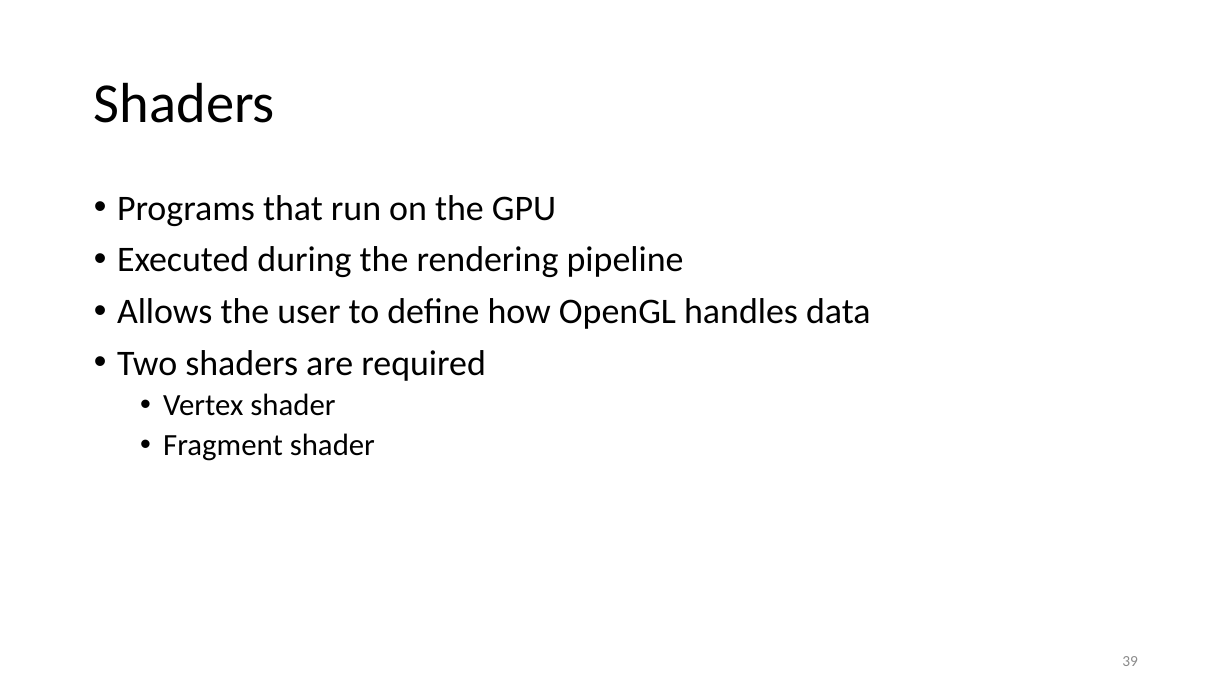
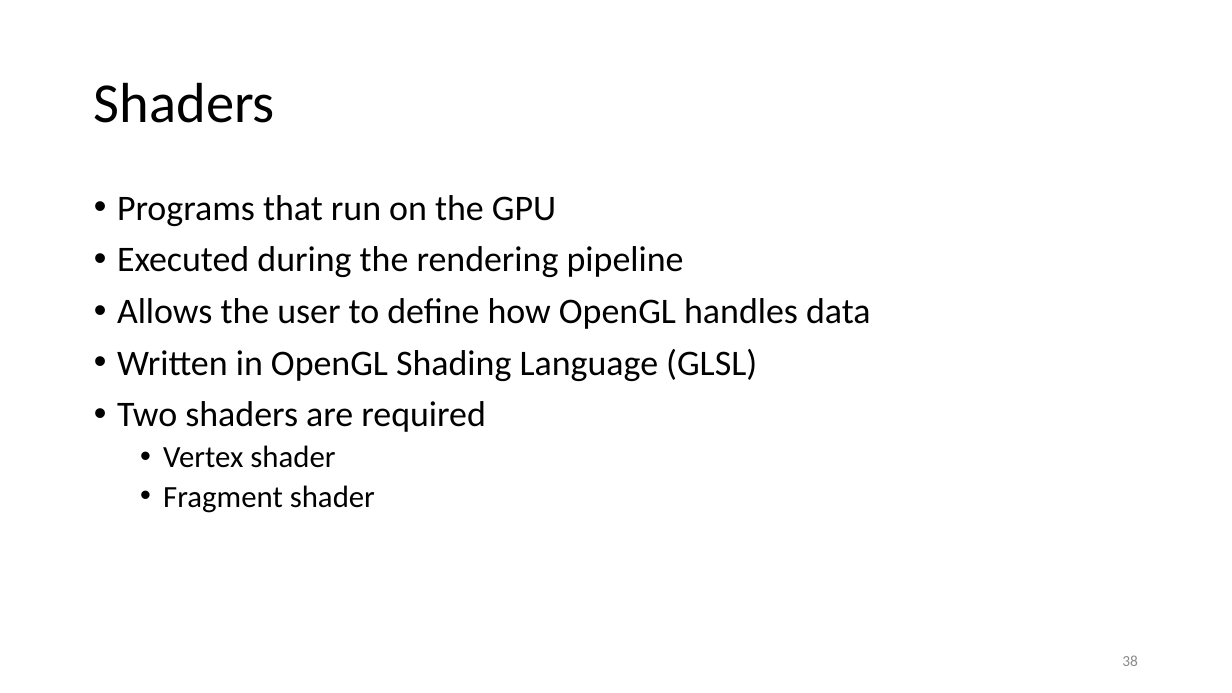
Before and after one commit to ShepherdJerred-homework/seminar-presentation, a slide deck: slide 38 of presentation.pptx (slide 39 before the commit). Drawn at 1232x693 pixels with LibreOffice and Linux fonts; fonts in the diff are those of the drawing. Boxes give left, top, right and bottom in pixels: in the first picture for what was removed or moved away, otherwise in the second. Text is boxed around its words. In the diff, an @@ line names an element or a change of style, - is before the commit and + after.

```diff
--- a/presentation.pptx
+++ b/presentation.pptx
@@ text at box(117, 349, 757, 381): paragraph added @@
+• Written in OpenGL Shading Language (GLSL)
@@ page number at box(1122, 655, 1138, 666): text changed @@
-39
+38
```
Also in this commit, not shown: 8 other slides changed, 1 slide added, 1 slide removed, 1 other file.
